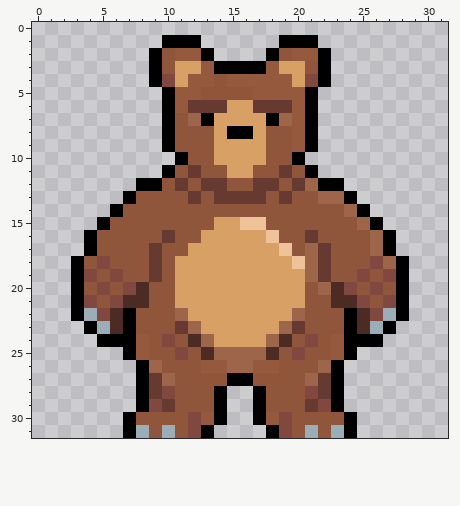
Pixel-art sprite: sources/img/animations/idle1.png. This is how it looked before the edit.
The file is 32x32 pixels.
After:
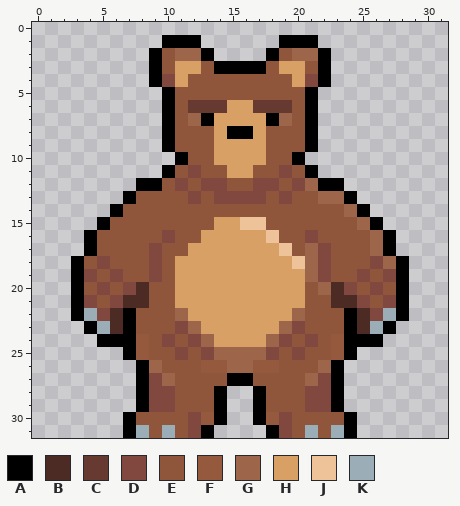
Palette (. is transparent): A #000000  B #4c2b25  C #663931  D #80483e  E #8f563b  F #955a3e  G #9d654a  H #d9a066  J #eec39a  K #9badb7
The author wrote: update idle and animation speed
The exact change:
Changed rows in their new state; - is an unchanged pixel.
first column x 9:
 2 --GG-------GG-
 3 ----E----E----
 4 ---EE-EEEEE---
 5 --EE----EEEE--
 6 --E--------E--
 7 -----------E--
 8 -----------E--
 9 -----------E--
11 ---D------D---
12 --D-DD--DD-D--
13 ---D-DDDD-D---
16 -D----------D-
17 D------------D
18 D------------D
19 D------------D
first column x 9:
23 --D--------D--
24 ---D------D---
25 ----D----D----
27 D------------D
28 D------------D
29 -D----------D-
